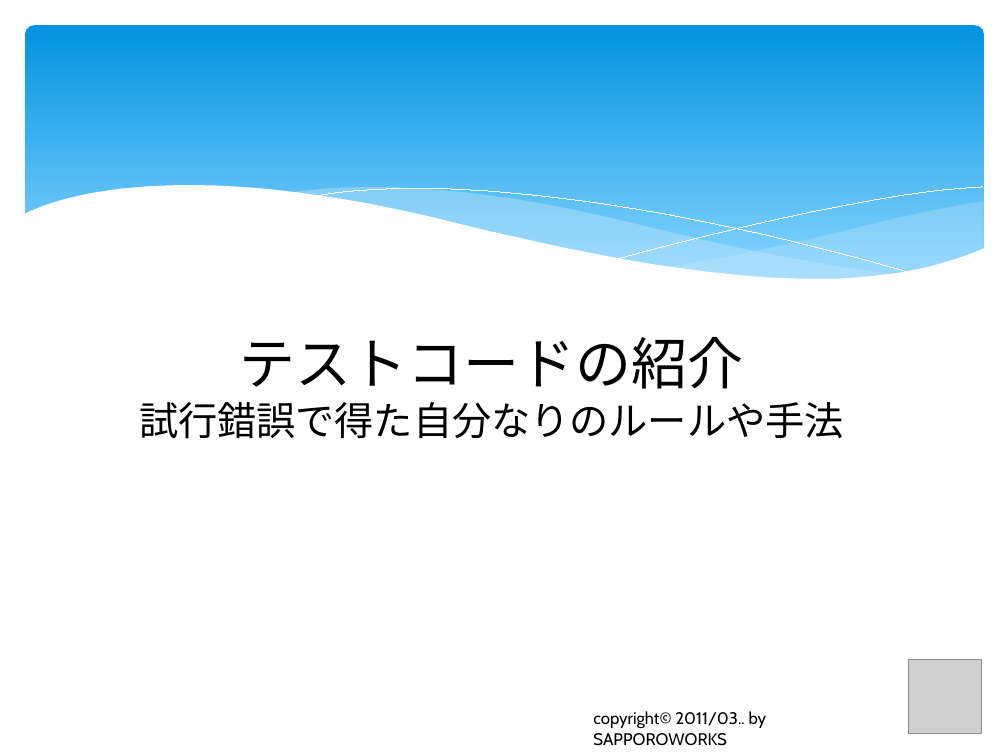
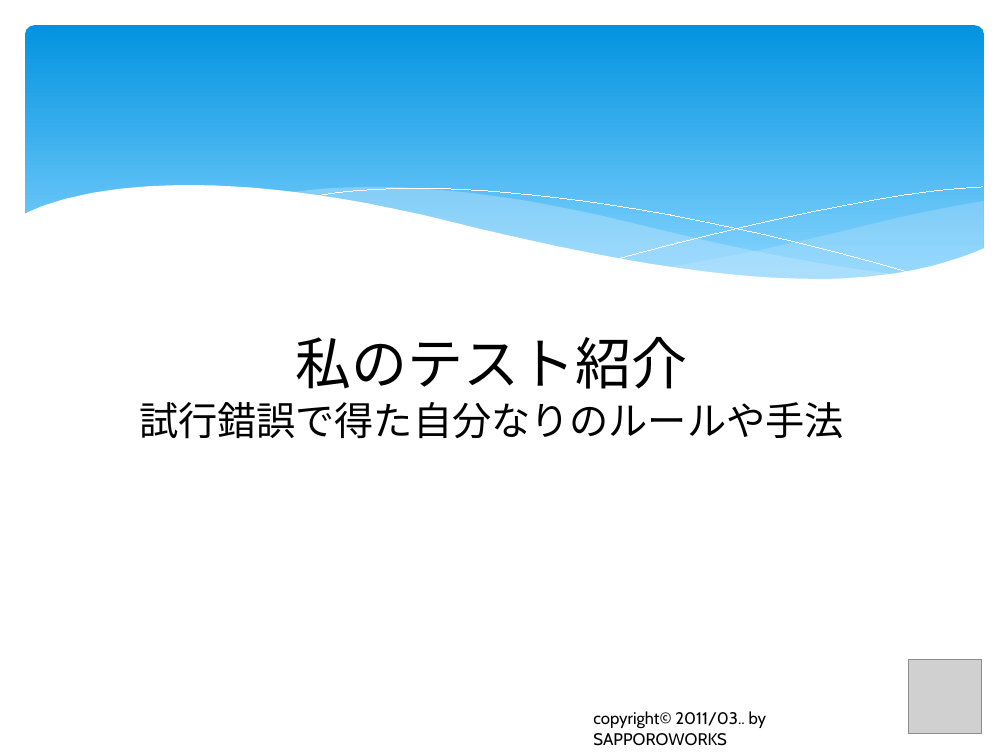
Before and after one commit to furuya02/clrh78, a slide deck: slide 23 of C# から Java へのプログラム移植で体験したTDDの効果は？.pptx (slide 35 before the commit). Drawn at 1008x756 pixels with LibreOffice and Linux fonts; fonts in the diff are those of the drawing; grey boxes stand for pictures. Boxes give left, top, right and bottom in pixels: in the first picture for what was removed or moved away, otherwise in the second. Text is boxed around its words. In the diff, an @@ line names an element or a change of style, - is before the commit and + after.

```diff
--- a/C# から Java へのプログラム移植で体験したTDDの効果は？.pptx
+++ b/C# から Java へのプログラム移植で体験したTDDの効果は？.pptx
@@ title at (139,337,844,439): text changed @@
-テストコードの紹介
-試行錯誤で得た自分なりのルールや手法
+私のテスト紹介
+試行錯誤で得た自分なりのルールや手法
```
Also in this commit, not shown: 17 other slides changed, 13 slides added, 3 slides removed.
